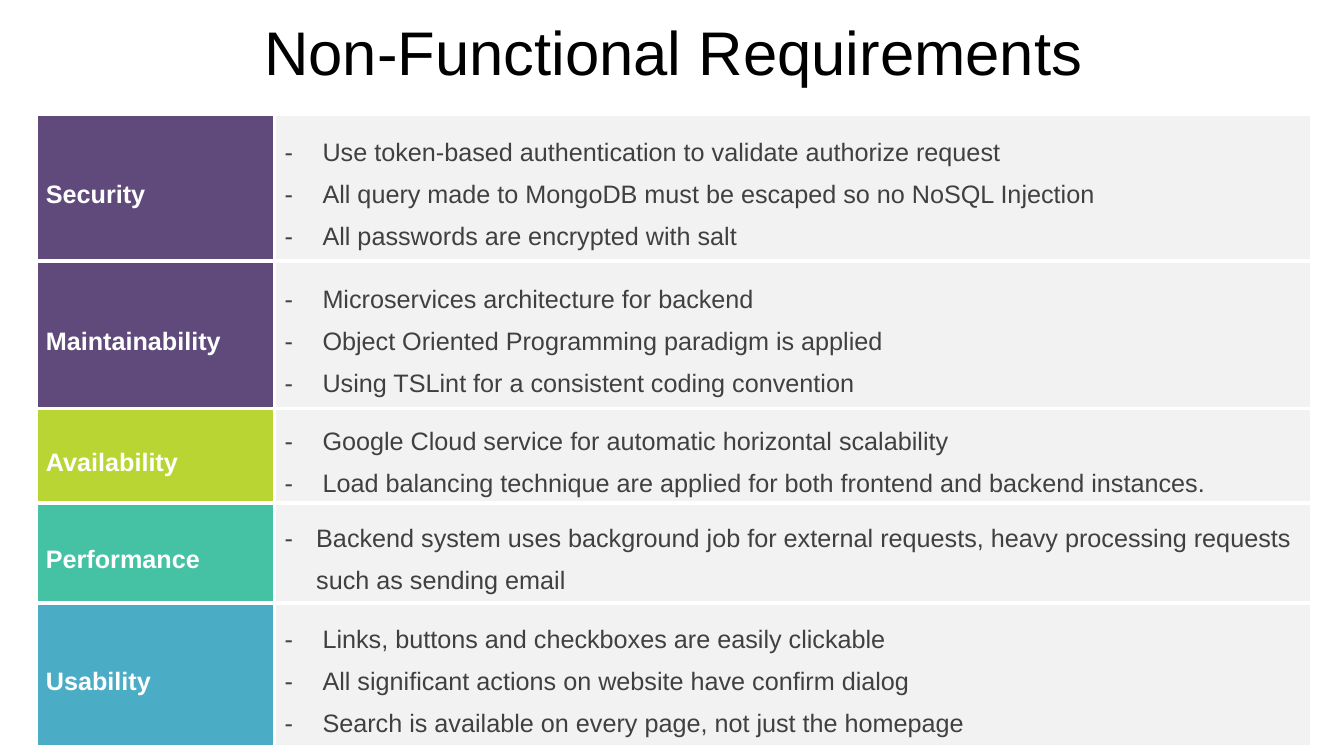
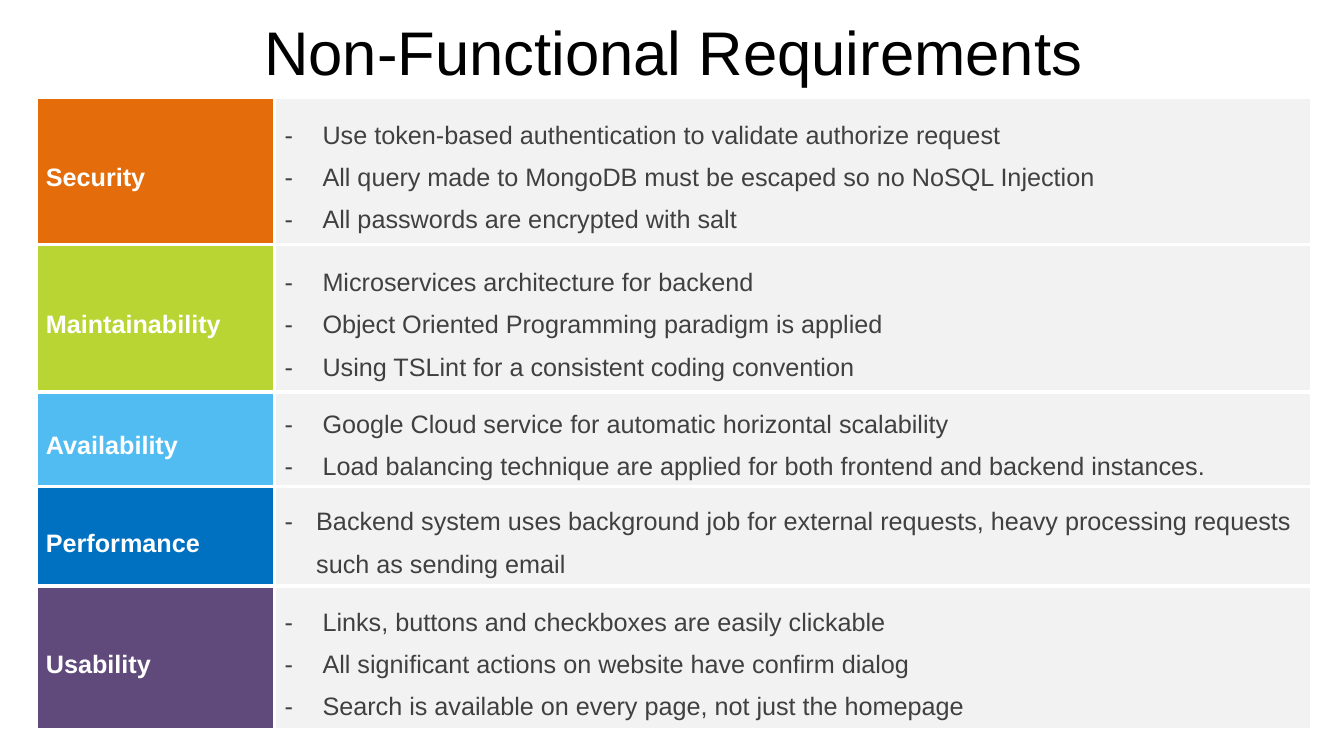
Before and after one commit to thaihavan/capstone_project, a slide deck: slide 17 of sources/docs/TripSharing.pptx (slide 18 before the commit). Drawn at 1344x756 pixels with LibreOffice and Linux fonts; fonts in the diff are those of the drawing. Boxes give left, top, right and bottom in pixels: in the first picture for what was removed or moved away, otherwise in the second. Text is boxed around its words. In the diff, an @@ line names an element or a change of style, - is before the commit and + after.

Commit message:
update slide

```diff
--- a/sources/docs/TripSharing.pptx
+++ b/sources/docs/TripSharing.pptx
@@ table at (36, 97, 1313, 739) @@
@@ fill #604A7B to #E46C0A in row 1, column 1 @@
@@ fill #604A7B to #B9D533 in row 2, column 1 @@
@@ fill #B9D533 to #51BCF2 in row 3, column 1 @@
@@ fill #45C1A4 to #0070C0 in row 4, column 1 @@
@@ fill #4BACC6 to #604A7B in row 5, column 1 @@
@@ table: place and size @@
-table at (36, 114, 1313, 747)
+table at (36, 97, 1313, 739)
```
Also in this commit, not shown: 2 other slides changed, 1 slide removed.
